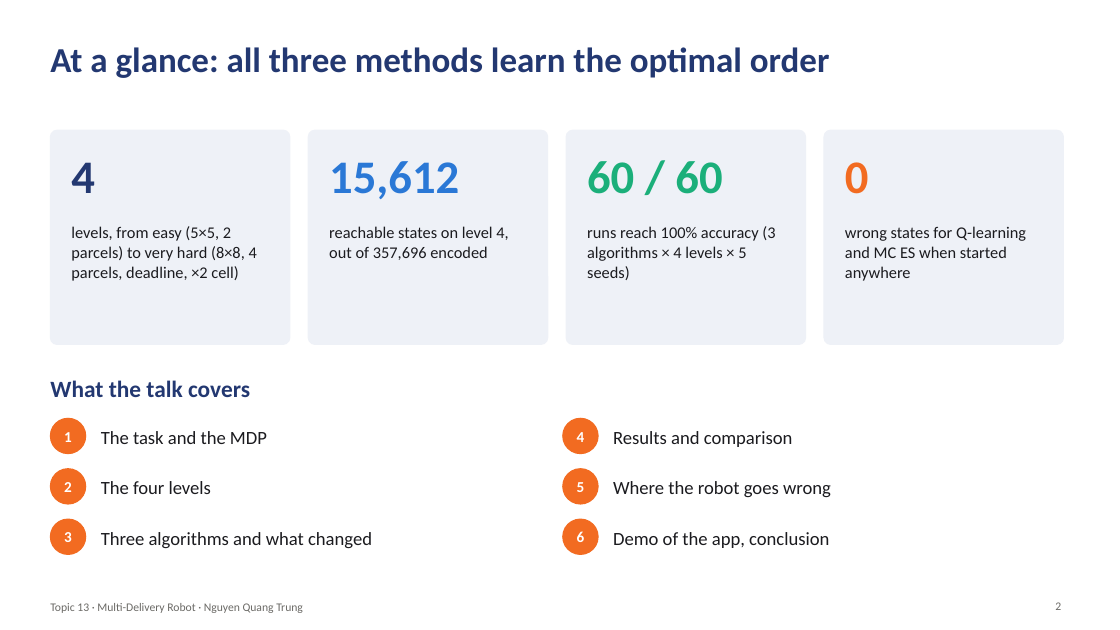
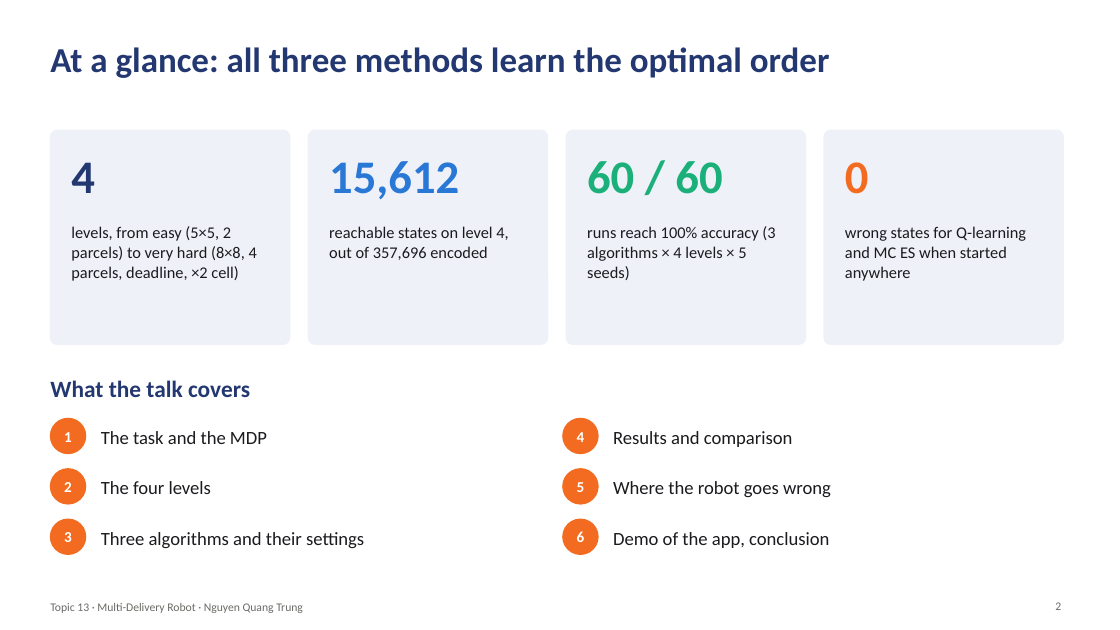
Before and after one commit to Qwup2112/multi-delivery-robot-rl, a slide deck: slide 2 of Nguyen_Quang_Trung-22011211/Slides_Topic13_MultiDeliveryRobot.pptx. Drawn at 1120x630 pixels with LibreOffice and Linux fonts; fonts in the diff are those of the drawing; background and template pictures are left out. Boxes give left, top, right and bottom in pixels: in the first picture for what was removed or moved away, otherwise in the second. Text is boxed around its words. In the diff, an @@ line names an element or a change of style, - is before the commit and + after.

```diff
--- a/Nguyen_Quang_Trung-22011211/Slides_Topic13_MultiDeliveryRobot.pptx
+++ b/Nguyen_Quang_Trung-22011211/Slides_Topic13_MultiDeliveryRobot.pptx
@@ text at (x1=101, y1=532, x2=364, y2=548): text changed @@
-Three algorithms and what changed
+Three algorithms and their settings
```
Also in this commit, not shown: 4 other slides changed, 1 other file.
